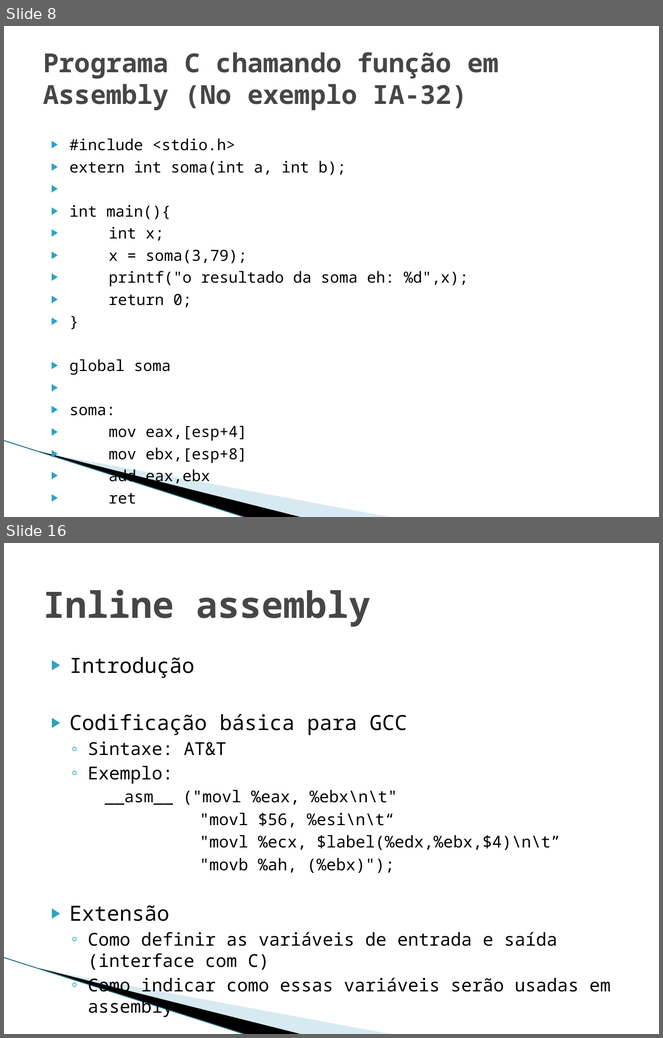
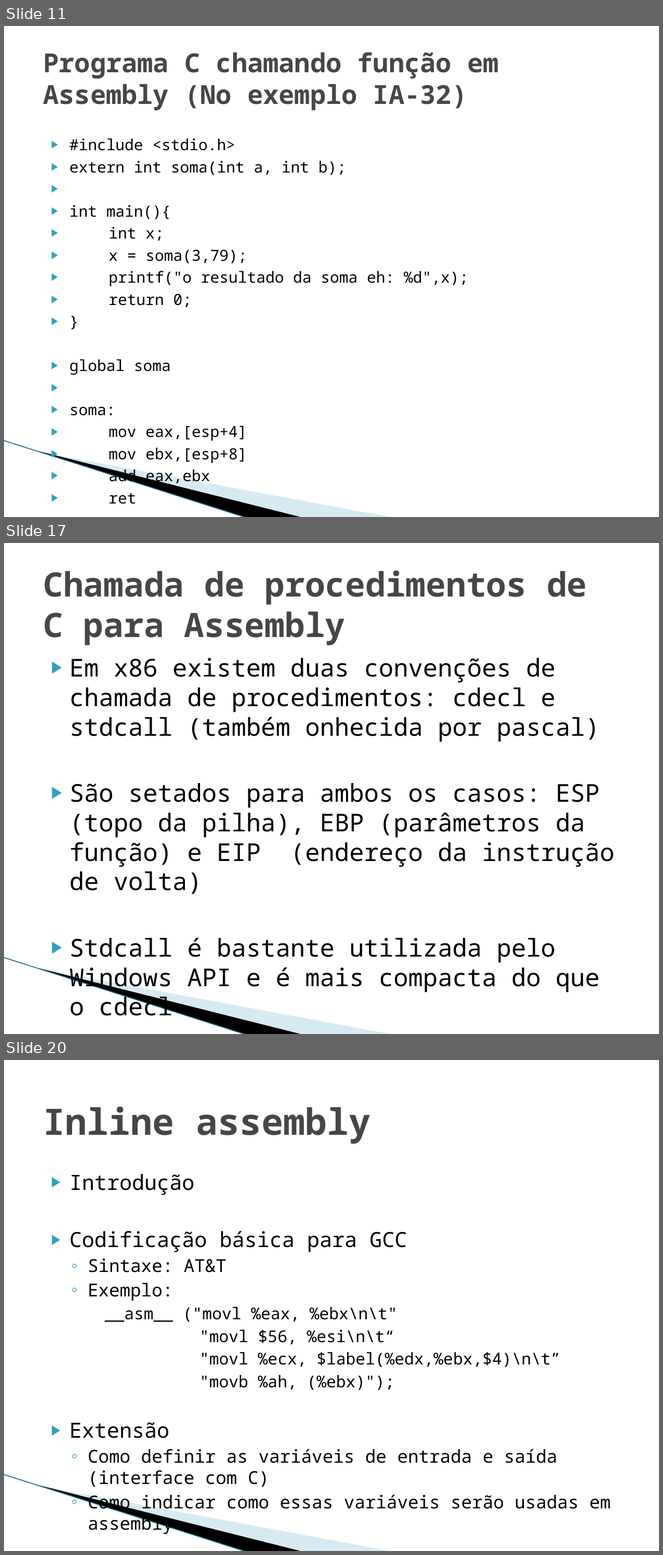
Before and after one commit to phdenis40/mips-assembler-unb, a slide deck: seminario/Interface entre C e Assemby 8085.pptx. Shown one above the other, each under a label of ours: slides 8 and 16 before the commit, slides 11, 17 and 20 after it; the slides between them are not shown. The pictures are 663x1038 and 663x1555 pixels, drawn with LibreOffice and Linux fonts; fonts in the diff are those of the drawing; background and template pictures are left out. Boxes give left, top, right and bottom in pixels: in the first picture for what was removed or moved away, otherwise in the second. Text is boxed around its words. In the diff, an @@ line names an element or a change of style, - is before the commit and + after.

```diff
--- a/seminario/Interface entre C e Assemby 8085.pptx
+++ b/seminario/Interface entre C e Assemby 8085.pptx
@@ slide 17 added at (x1=4, y1=543, x2=659, y2=1034), background #FFFFFF; not listed: 3 template elements that a slide beside it also shows @@
@@ title added at (x1=43, y1=571, x2=587, y2=645), 36.9 pt, text #464646, bold @@
+Chamada de procedimentos de C para Assembly
@@ text added at (x1=70, y1=658, x2=614, y2=1016), 27 pt, text #000000 @@
+▶ Em x86 existem duas convenções de chamada de procedimentos: cdecl e stdcall (também onhecida por pascal)
+▶ São setados para ambos os casos: ESP (topo da pilha), EBP (parâmetros da função) e EIP (endereço da instrução de volta)
+▶ Stdcall é bastante utilizada pelo Windows API e é mais compacta do que o cdecl
@@ what was slide 8 is now slide 11 @@
@@ what was slide 16 is now slide 20 @@
```
Also in this commit, not shown: 8 slides changed, 9 other slides added, 6 slides removed.
